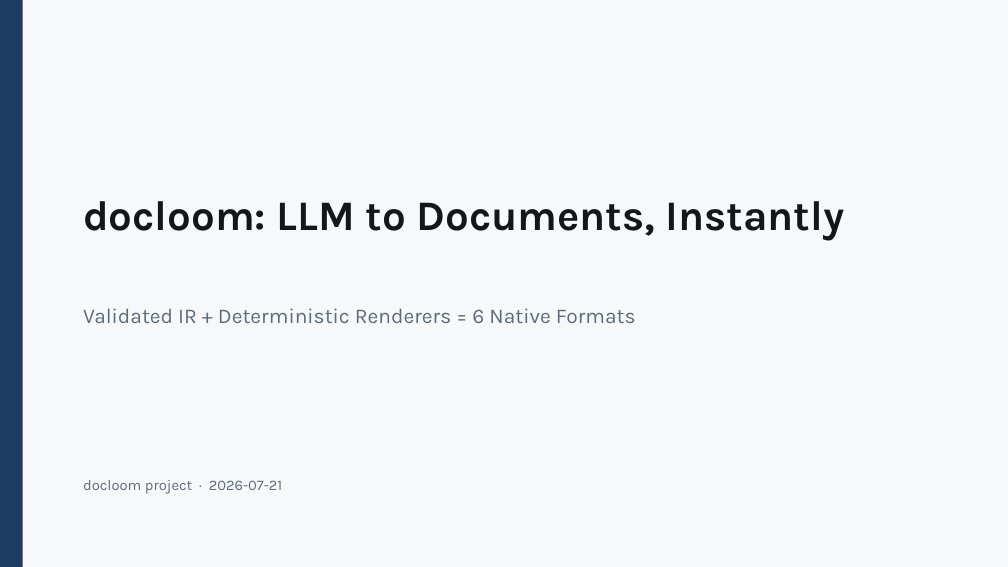
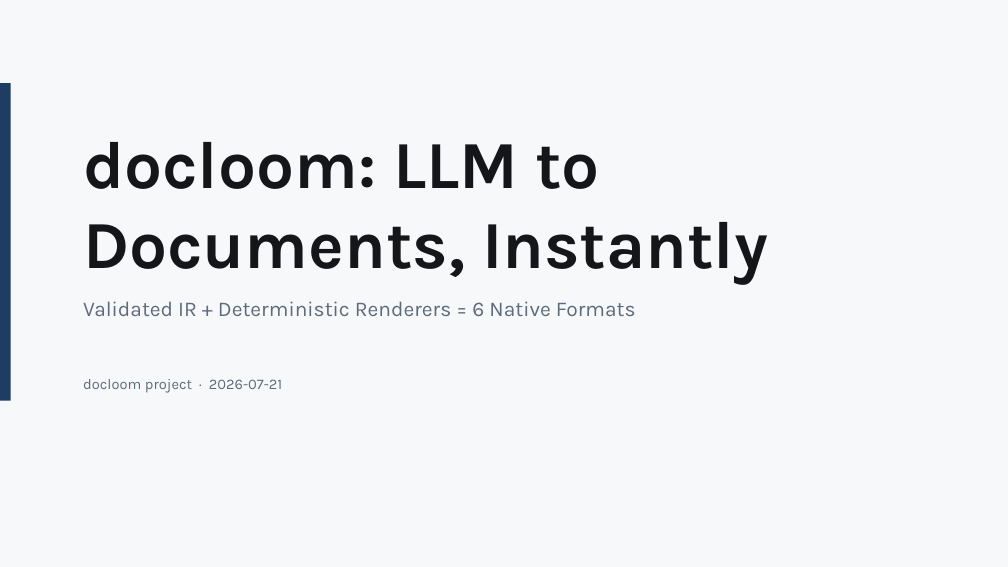
Before and after one commit to kirti34n/docloom, a slide deck: slide 1 of examples/dogfood/output/deck.pptx. Drawn at 1008x567 pixels with LibreOffice and Linux fonts; fonts in the diff are those of the drawing. Boxes give left, top, right and bottom in pixels: in the first picture for what was removed or moved away, otherwise in the second. Text is boxed around its words. In the diff, an @@ line names an element or a change of style, - is before the commit and + after.

```diff
--- a/examples/dogfood/output/deck.pptx
+++ b/examples/dogfood/output/deck.pptx
@@ rectangle: place and size @@
-rectangle at <box>0,0,23,567</box>
+rectangle at <box>0,83,11,401</box>
@@ text "docloom: LLM to Documents, Instantly": place and size @@
-text "docloom: LLM to Documents, Instantly" at <box>83,201,845,241</box>
+text "docloom: LLM to Documents, Instantly" at <box>83,142,768,285</box>
@@ text "docloom: LLM to Documents, Instantly" at <box>83,142,768,285</box>: size 40 to 64 pt @@
@@ text "Validated IR + Deterministic Renderers ...": place and size @@
-text "Validated IR + Deterministic Renderers ..." at <box>83,308,636,323</box>
+text "Validated IR + Deterministic Renderers ..." at <box>83,301,636,316</box>
@@ text "docloom project · 2026-07-21": place and size @@
-text "docloom project · 2026-07-21" at <box>83,480,282,494</box>
+text "docloom project · 2026-07-21" at <box>83,379,282,393</box>
```
Also in this commit, not shown: 12 other slides changed, 3 slides added, 18 other files.
